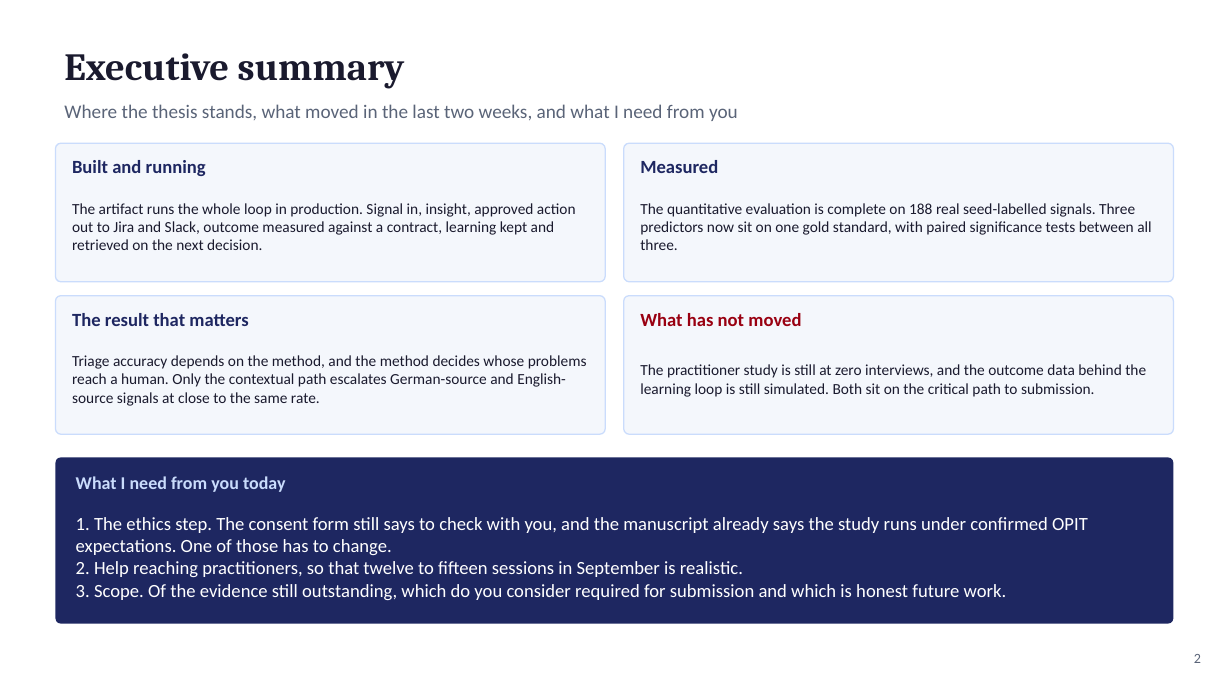
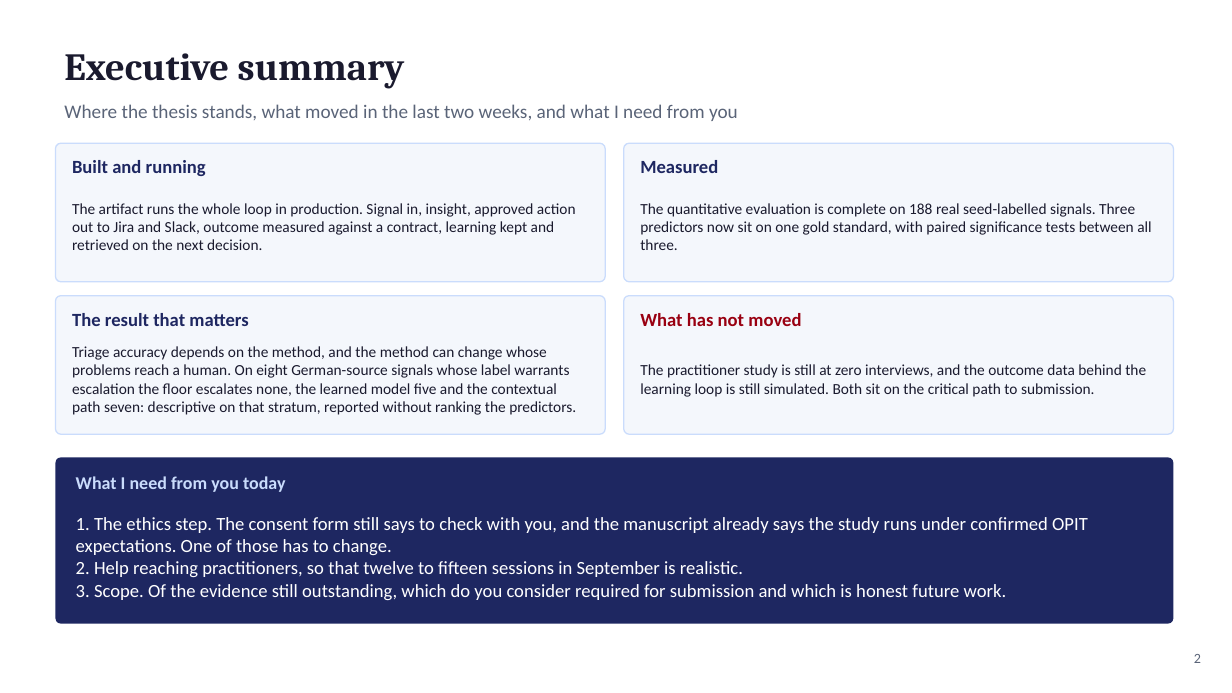
Before and after one commit to fogu13/CLARA, a slide deck: slide 2 of thesis/defense/defense_deck.pptx. Drawn at 1232x693 pixels with LibreOffice and Linux fonts; fonts in the diff are those of the drawing. Boxes give left, top, right and bottom in pixels: in the first picture for what was removed or moved away, otherwise in the second. Text is boxed around its words. In the diff, an @@ line names an element or a change of style, - is before the commit and + after.

```diff
--- a/thesis/defense/defense_deck.pptx
+++ b/thesis/defense/defense_deck.pptx
@@ text at (72, 346, 576, 415): text changed @@
-Triage accuracy depends on the method, and the method decides whose problems reach a human. Only the contextual path escalates German-source and English-source signals at close to the same rate.
+Triage accuracy depends on the method, and the method can change whose problems reach a human. On eight German-source signals whose label warrants escalation the floor escalates none, the learned model five and the contextual path seven: descriptive on that stratum, reported without ranking the predictors.
```
Also in this commit, not shown: 7 other slides changed.
